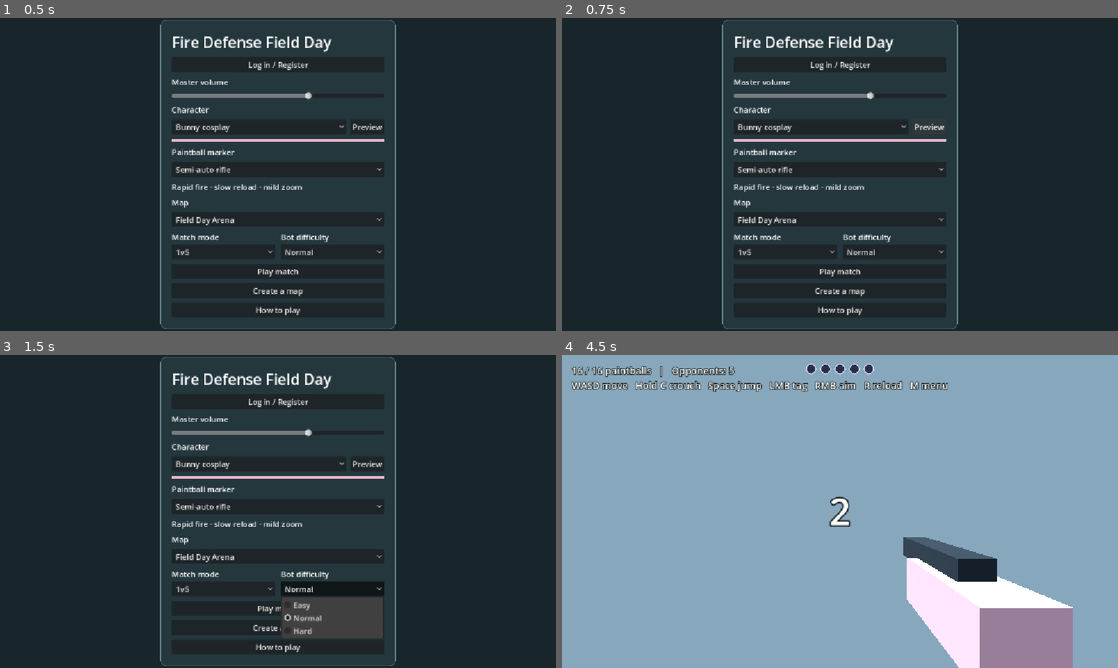
Above: before the commit, frames 1-4 (two rows, left to right).
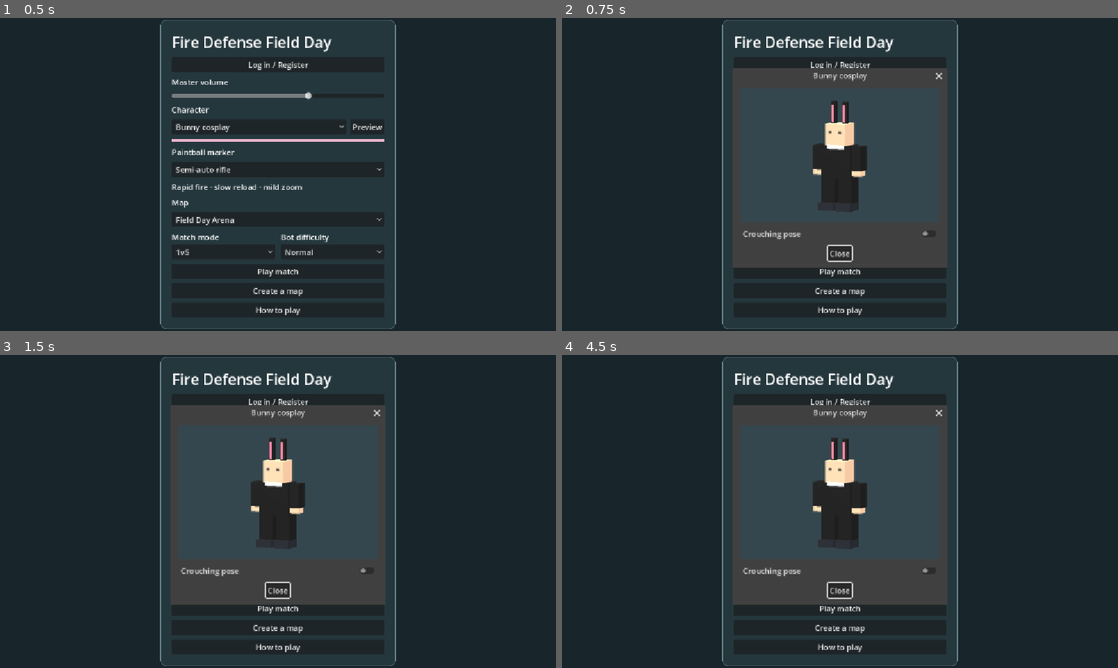
Above: after the commit, the same moments.

Repository: 302stang86/fdfd
Game: Godot game, scene res://menu.tscn
The game is run twice, just before and just after one commit, with the same random seed, the same clock (stepped at 60 frames per second) and the same inputs.
Inputs (mouse positions are in pixels of both pictures, inside the frame that each line leads up to):
- Up to frame 1 (0.5 s): no input
- Up to frame 2 (0.75 s): click "Preview" at 0.5 s
- Up to frame 3 (1.5 s): click "Normal" at 1.25 s
- Up to frame 4 (4.5 s): click "Normal" at 2 s; click "Play match" at 2.75 s; click (840, 608) at 3.5 s, where only the run after the commit has a clickable "Play match"; click (840, 401) at 4.25 s, where only the run after the commit has a clickable "Log in / Register"

Frame 1 is identical in both runs. In frame 2, 15% of the frame differs, in the area x 30-70%, y 16-80%; in frame 3, 17%; in frame 4, 99%, in the area x 0-100%, y 0-100%.
Error before the commit: Parse Error: Cannot infer the type of "ear_x" variable because the value doesn't have a set type. (res://character_preview.gd:50)

Commit message:
Set explicit type for bunny ear placement

Diff:
--- a/character_preview.gd
+++ b/character_preview.gd
@@ -47,7 +47,7 @@
 			block(Vector3(0.10, legs + torso * 0.73, 0.145), Vector3(0.055, 0.075, 0.015), Color("#efd27d"))
 		5:
 			for side in [-1, 1]:
-				var ear_x := side * 0.083
+				var ear_x: float = side * 0.083
 				var ear_y := head_y + face_edge + 0.15
 				block(Vector3(ear_x, ear_y, 0), Vector3(0.065, 0.30, 0.075), base_color)
 				block(Vector3(ear_x, ear_y - 0.012, 0.041), Vector3(0.032, 0.23, 0.012), Color("#ff758f"))
